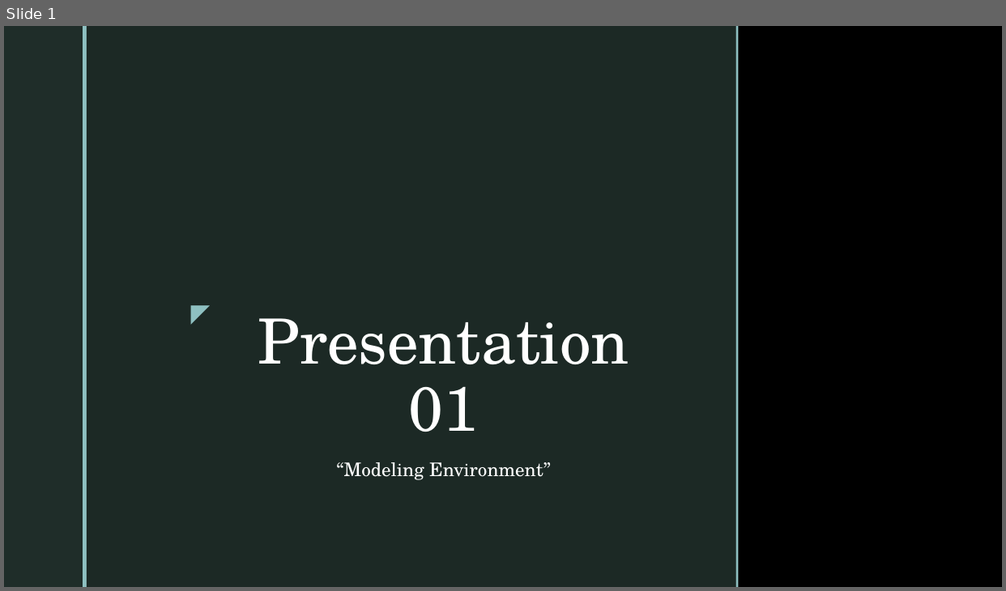
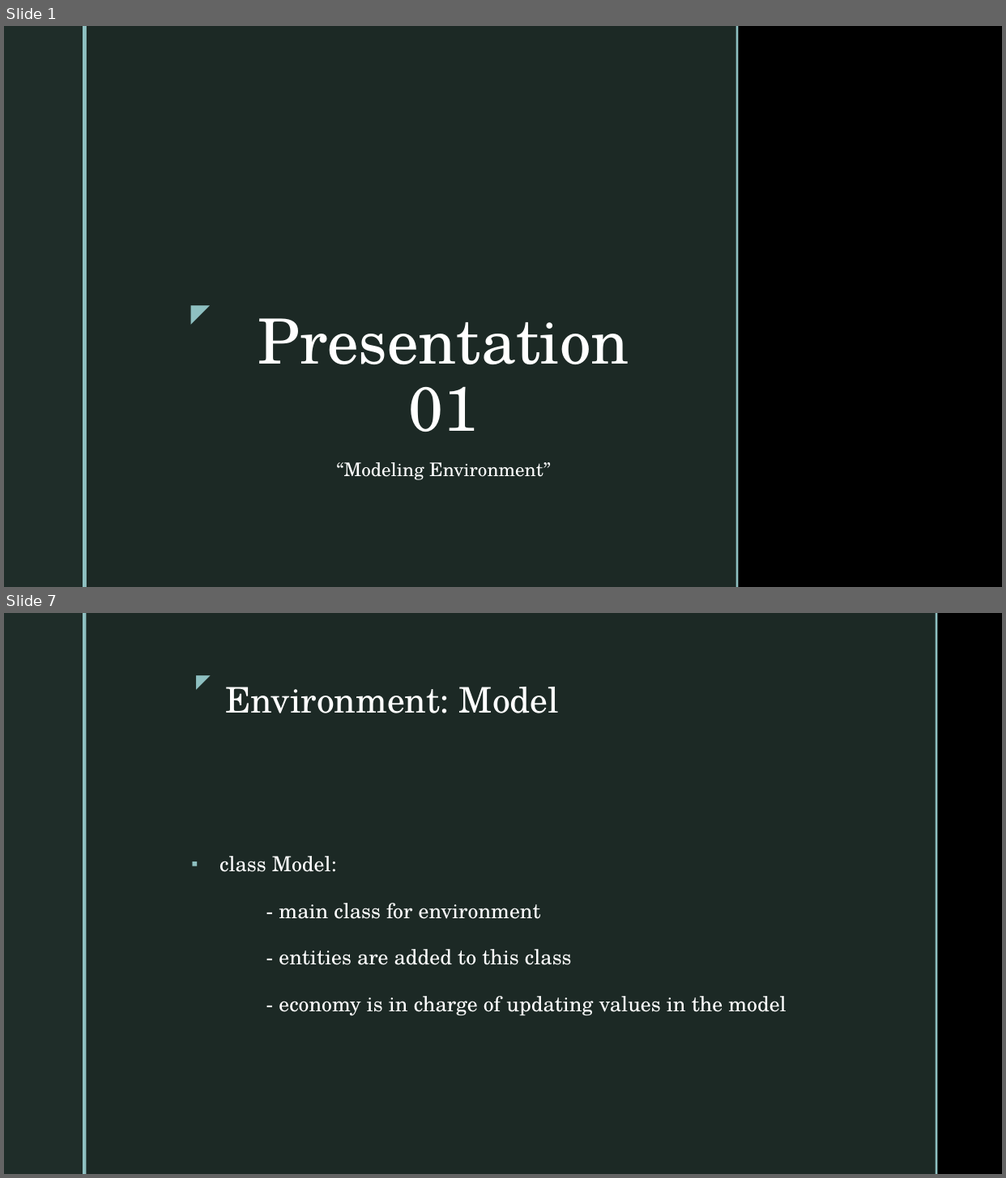
Before and after one commit to cmudrc/pied-piper, a slide deck: Other/Presentation/Presentation 01.pptx. Shown one above the other, each under a label of ours: slide 1 before the commit, slides 1 and 7 after it; the slides between them are not shown. The pictures are 1006x591 and 1006x1178 pixels, drawn with LibreOffice and Linux fonts; fonts in the diff are those of the drawing; background and template pictures are left out. Boxes give left, top, right and bottom in pixels: in the first picture for what was removed or moved away, otherwise in the second. Text is boxed around its words. In the diff, an @@ line names an element or a change of style, - is before the commit and + after.

```diff
--- a/Other/Presentation/Presentation 01.pptx
+++ b/Other/Presentation/Presentation 01.pptx
@@ slide 7 added at [4,613,1002,1174], background picture (left out); not listed: 2 template elements that a slide beside it also shows @@
@@ rectangle added at [87,613,936,1174], fill #1F2D29 at 92% opacity @@
@@ rectangle added at [936,613,938,1174], fill #8EC0C1 @@
@@ text added at [184,666,217,696], 18 pt, text #8EC0C1 @@
+◤
@@ title added at [225,687,559,713], 34 pt, text #FFFFFF @@
+Environment: Model
@@ text added at [219,856,786,1016], 20 pt, text #FFFFFF @@
+▪ class Model:
+- main class for environment
+- entities are added to this class
+- economy is in charge of updating values in the model
```
Also in this commit, not shown: 9 other slides added, 1 slide removed, 4 other files.
